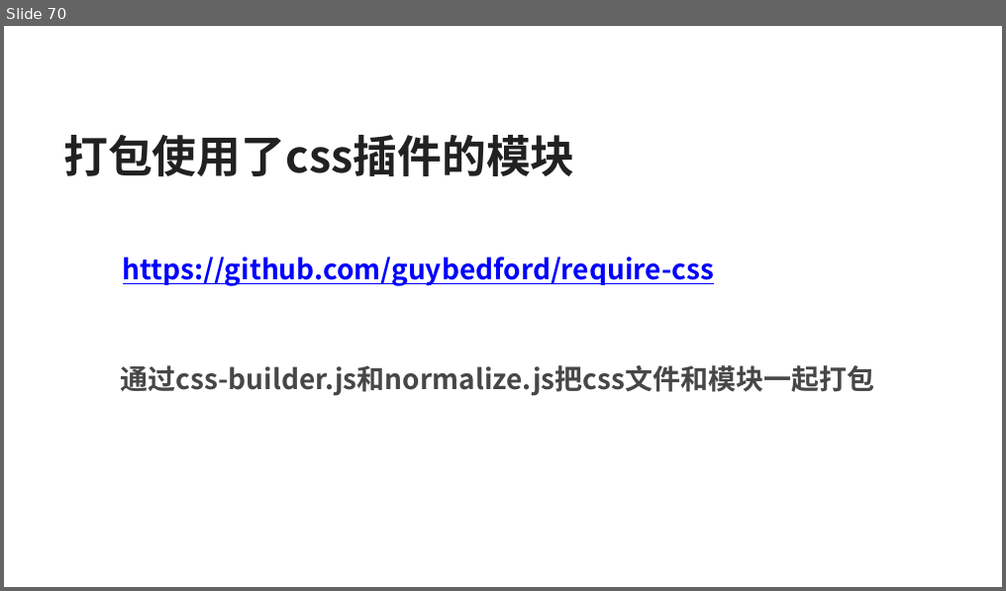
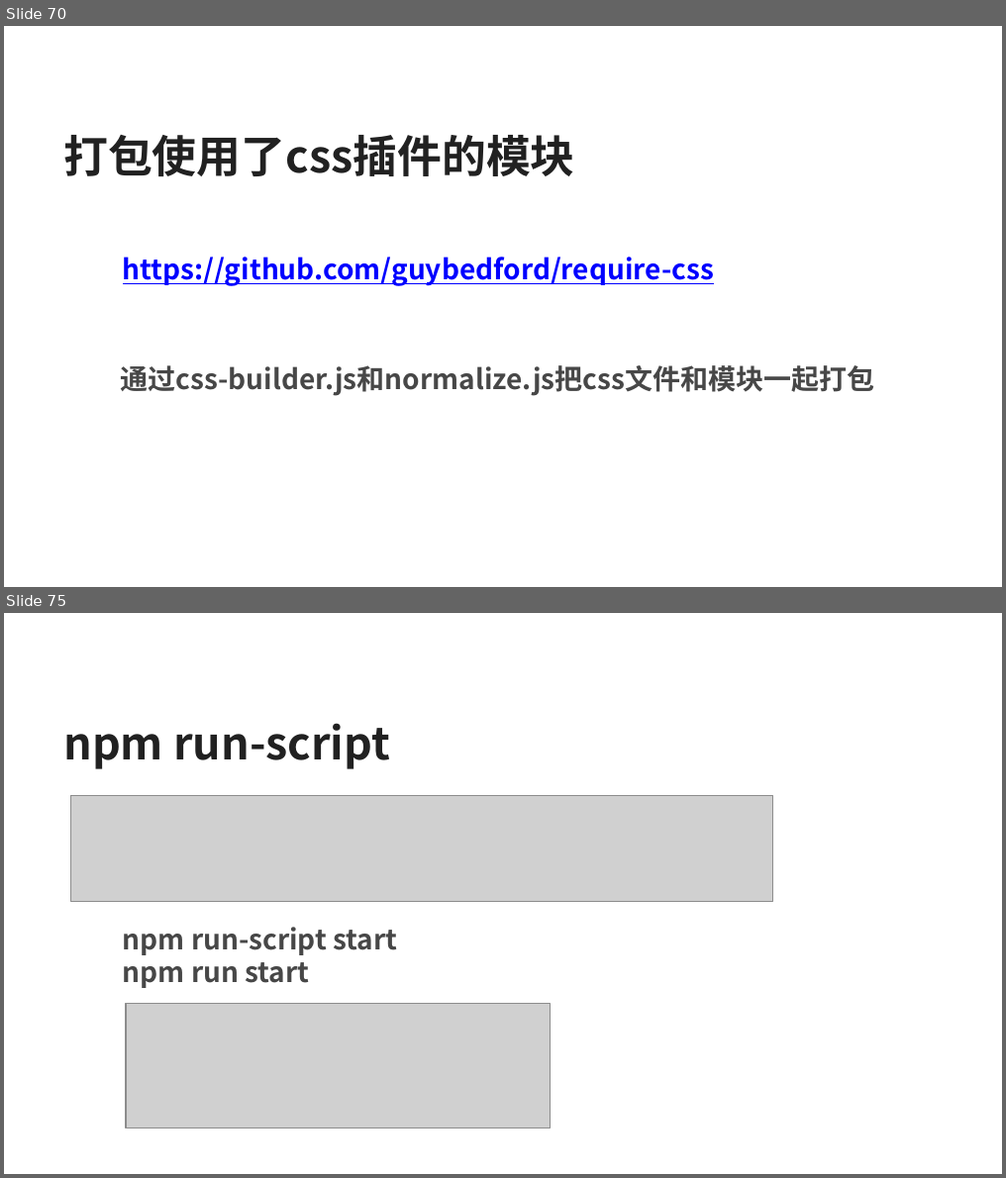
Before and after one commit to silvajs/lecturer, a slide deck: requirejs/doc/requirejs.pptx. Shown one above the other, each under a label of ours: slide 70 before the commit, slides 70 and 75 after it; the slides between them are not shown. The pictures are 1006x591 and 1006x1178 pixels, drawn with LibreOffice and Linux fonts; fonts in the diff are those of the drawing; grey boxes stand for pictures. Boxes give left, top, right and bottom in pixels: in the first picture for what was removed or moved away, otherwise in the second. Text is boxed around its words. In the diff, an @@ line names an element or a change of style, - is before the commit and + after.

```diff
--- a/requirejs/doc/requirejs.pptx
+++ b/requirejs/doc/requirejs.pptx
@@ slide 75 added at (4,613,1002,1174), background #FFFFFF @@
@@ text added at (63,723,390,769), 32 pt, text #212121, bold @@
+npm run-script
@@ picture added at (71,795,772,901) @@
@@ text added at (123,927,397,988), 20 pt, text #474747, bold @@
+  npm run-script start
+  npm run start
@@ picture added at (126,1003,549,1128) @@
```
Also in this commit, not shown: 11 other slides added, 4 other files.
